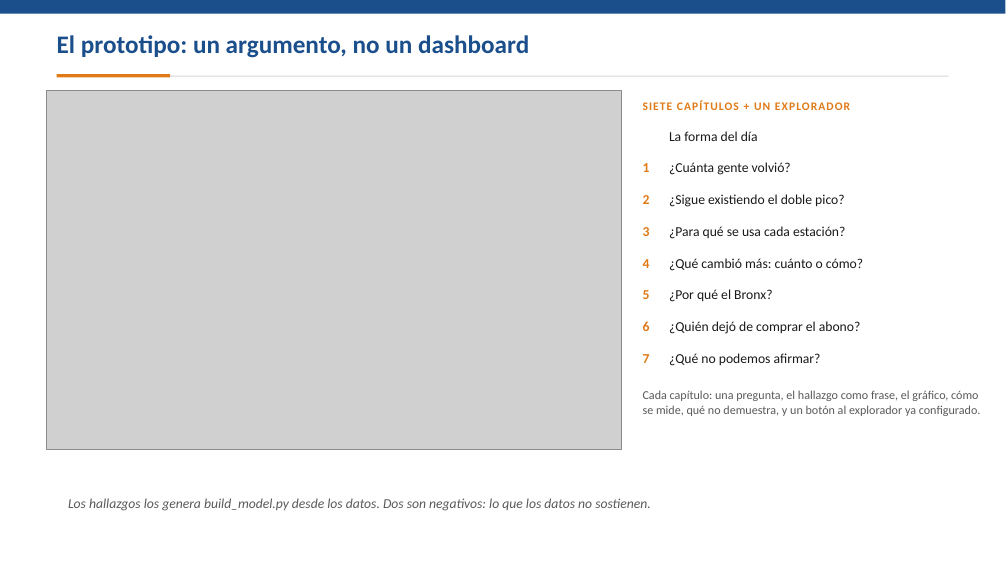
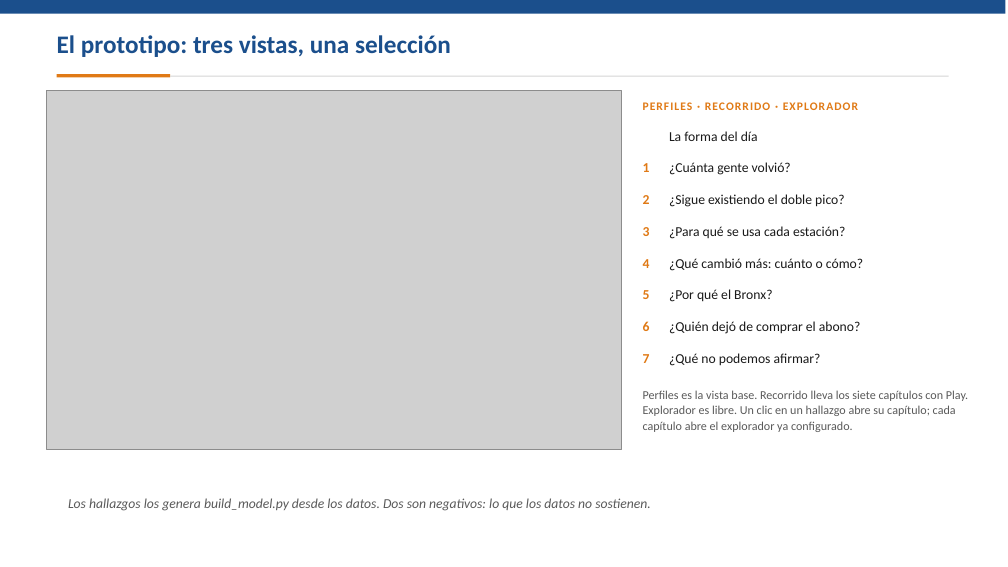
Before and after one commit to stewartmb/data-visualization-2026-2, a slide deck: slide 3 of deliveries/week10/PresentationWeek10.pptx. Drawn at 1008x567 pixels with LibreOffice and Linux fonts; fonts in the diff are those of the drawing; grey boxes stand for pictures. Boxes give left, top, right and bottom in pixels: in the first picture for what was removed or moved away, otherwise in the second. Text is boxed around its words. In the diff, an @@ line names an element or a change of style, - is before the commit and + after.

Commit message:
Rebuild the app as a full-screen application with three views
Perfiles (findings strip, 24 h profile with selector, 168 h grid), Recorrido
(the seven chapters as buttons with Play) and Explorador share one selection.
Week 10 report, README, script, deck and captures updated to match.

```diff
--- a/deliveries/week10/PresentationWeek10.pptx
+++ b/deliveries/week10/PresentationWeek10.pptx
@@ text at (57, 35, 451, 57): text changed @@
-El prototipo: un argumento, no un dashboard
+El prototipo: tres vistas, una selección
@@ text at (643, 102, 858, 110): text changed @@
-SIETE CAPÍTULOS + UN EXPLORADOR
+PERFILES · RECORRIDO · EXPLORADOR
@@ text at (643, 390, 968, 432): text changed @@
-Cada capítulo: una pregunta, el hallazgo como frase, el gráfico, cómo se mide, qué no demuestra, y un botón al explorador ya configurado.
+Perfiles es la vista base. Recorrido lleva los siete capítulos con Play. Explorador es libre. Un clic en un hallazgo abre su capítulo; cada capítulo abre el explorador ya configurado.
```
Also in this commit, not shown: 1 other slide changed, 36 other files.
